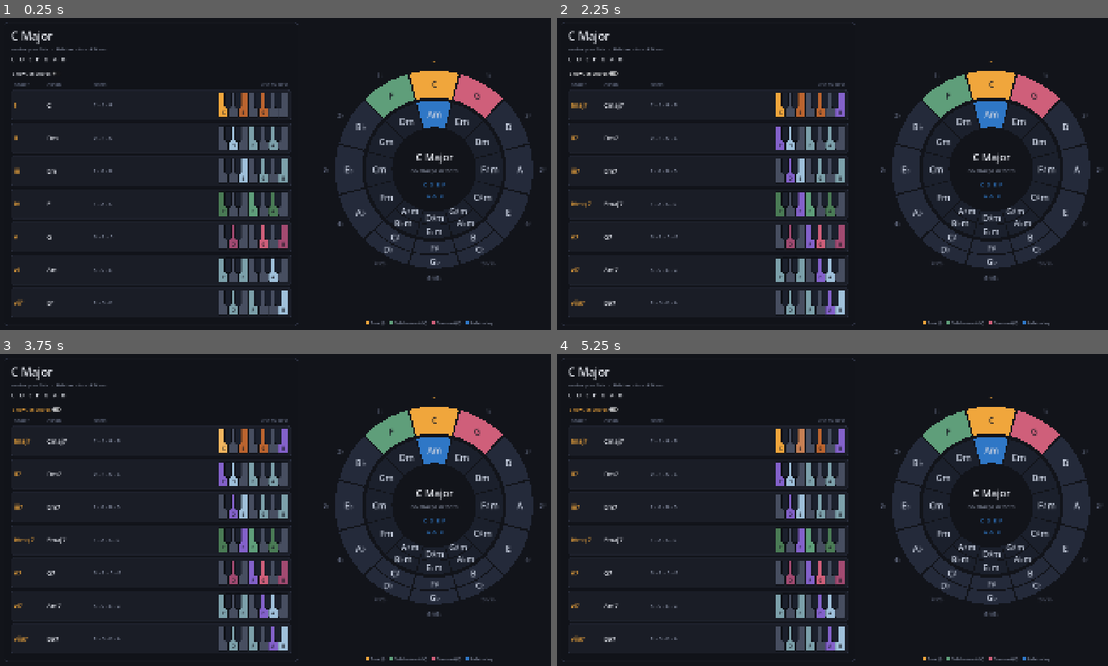
Above: before the commit, frames 1-4 (two rows, left to right).
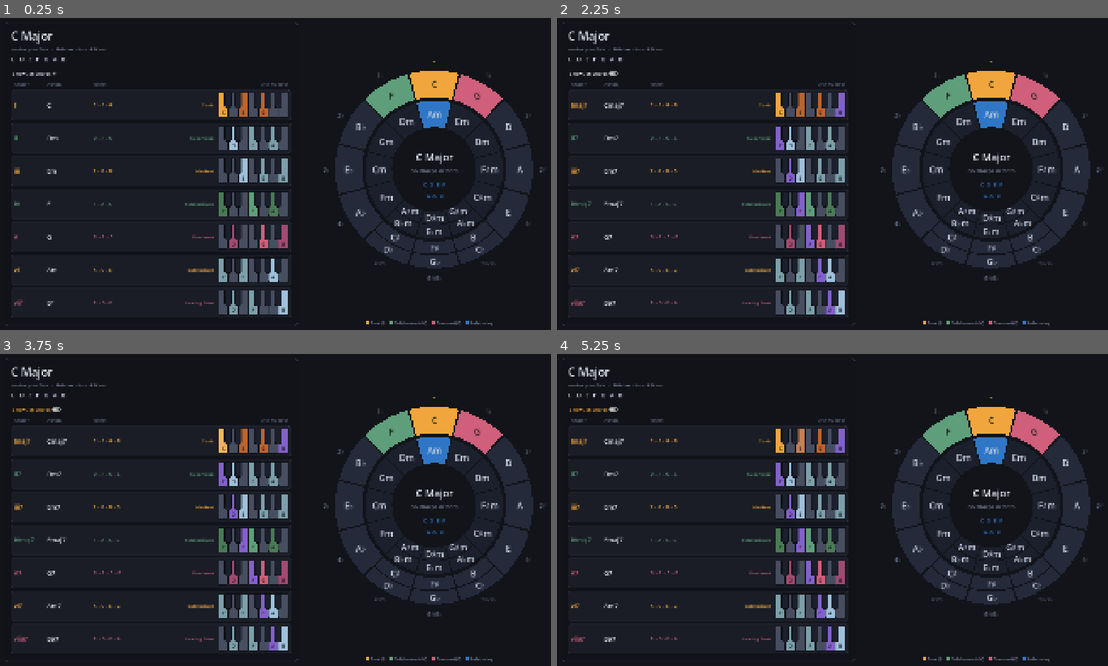
Above: after the commit, the same moments.

Repository: Square-Atom/mic
Game: Godot game, scene res://scenes/main.tscn
Same seed, same stepped clock (60 frames per second), same inputs: the game is played once before the commit and once after it.
Inputs (mouse positions are in pixels of both pictures, inside the frame that each line leads up to):
- Up to frame 1 (0.25 s): no input
- Up to frame 2 (2.25 s): click "Show 7th chords" at 0.5 s; click "Show 7th chords" at 1.25 s; click "Show 7th chords" at 2 s
- Up to frame 3 (3.75 s): tap Enter at 2.75 s; move the mouse to (148, 441) at 2.77 s; click (148, 441) at 2.92 s; tap Space at 3.5 s; move the mouse to (225, 441) at 3.52 s; click (225, 441) at 3.67 s
- Up to frame 4 (5.25 s): tap Enter at 4.25 s; move the mouse to (788, 441) at 4.27 s; click (788, 441) at 4.42 s; tap Space at 5 s; move the mouse to (799, 441) at 5.02 s; click (799, 441) at 5.17 s

The runs differ from the first frame. In frame 1, 0.3% of the frame differs, in the area x 2-39%, y 27-93%; in frame 2, 0.4%; in frame 3, 0.4%; in frame 4, 0.4%.

Commit message:
Name every scale degree and colour the rows by family
Each chord row now carries the traditional name of the degree it is built
on - Tonic, Supertonic, Mediant, Subdominant, Dominant, Submediant, Leading
Tone. The three that were already labelled are not a separate idea: they are
simply the three of these seven whose names also name a harmonic function,
so this completes an existing system rather than adding a second one.

The seventh is the one degree whose name is not fixed. It only LEADS when it
sits a semitone under the tonic; natural minor puts it a whole tone below,
with no such pull, and there it is the subtonic instead. degree_name() reads
this from the interval rather than from the mode flag, so it stays right for
any scale a future mode might introduce.

The numeral, the note list and the degree name take the colour of the
chord's functional family, which sorts all seven degrees rather than only
the three primaries. That grouping comes from thirds, not fifths: chords a
diatonic third apart share two of their three notes, and two shared notes is
what lets one stand in for another. The table is indexed by degree, which
makes it correct in both modes, since the third-relationships are identical
in major and minor.

The keyboards deliberately keep the primary-chord colouring. The text says
which family a chord belongs to; the keys say whether it is one of the three
primaries - two different facts about the same chord, told in two places.
The chord symbol stays plain white as the one uncoloured anchor per row.

The label reuses the spacer that was already holding the keyboards to a
common right edge, so no column moved.

Verified: family members share exactly two notes in all 24 keys, and the
seventh reads as a leading tone in every major key and a subtonic in every
minor one.

Co-Authored-By: Claude Opus 5 <noreply@anthropic.com>

Diff:
--- a/scenes/chord_row.tscn
+++ b/scenes/chord_row.tscn
@@ -36,9 +36,13 @@
 text = "C – E – G"
 vertical_alignment = 1
 
-[node name="Spacer" type="Control" parent="HBox"]
+[node name="DegreeName" type="Label" parent="HBox"]
+unique_name_in_owner = true
 layout_mode = 2
 size_flags_horizontal = 3
+theme_override_font_sizes/font_size = 15
+horizontal_alignment = 2
+vertical_alignment = 1
 
 [node name="Keyboard" parent="HBox" instance=ExtResource("2_keyboard")]
 unique_name_in_owner = true
--- a/scripts/dev/verify_theory.gd
+++ b/scripts/dev/verify_theory.gd
@@ -142,6 +142,57 @@
 					failures += 1
 	print("  ok   tonic/subdominant/dominant land on degrees 1, 4, 5 in all 30 keys")
 
+	print("\n=== Functional families ===")
+	for mode in [KeyDef.Mode.MAJOR, KeyDef.Mode.MINOR]:
+		var key := MusicTheory.key_at(0, mode)
+		var tags := PackedStringArray()
+		for chord in MusicTheory.diatonic_chords(key, false):
+			var fam: int = MusicTheory.chord_family(chord)
+			var tag: String = ["T", "S", "D"][fam]
+			tags.append("%s=%s" % [chord.roman_numeral(), tag])
+		print("  %-10s %s" % [key.display_name(), " ".join(tags)])
+
+	# The grouping only means anything because family members share two of their
+	# three notes - that is what lets one substitute for another.
+	for slot in 12:
+		for mode in [KeyDef.Mode.MAJOR, KeyDef.Mode.MINOR]:
+			var probe := MusicTheory.key_at(slot, mode)
+			var chords := MusicTheory.diatonic_chords(probe, false)
+			for pair in [[0, 2], [0, 5], [3, 1], [4, 6]]:
+				var shared := 0
+				for pc in _pcs(chords[pair[0]].notes):
+					if _pcs(chords[pair[1]].notes).has(pc):
+						shared += 1
+				if shared != 2:
+					print("  FAIL %s: %s and %s share %d notes, expected 2" % [
+						probe.display_name(), chords[pair[0]].symbol(),
+						chords[pair[1]].symbol(), shared])
+					failures += 1
+	print("  ok   family members share exactly two notes, all 24 keys")
+
+	print("\n=== Scale degree names ===")
+	for mode in [KeyDef.Mode.MAJOR, KeyDef.Mode.MINOR]:
+		var key := MusicTheory.key_at(0, mode)
+		var names := PackedStringArray()
+		for chord in MusicTheory.diatonic_chords(key, false):
+			names.append(MusicTheory.degree_name(key, chord))
+		print("  %-10s %s" % [key.display_name(), " / ".join(names)])
+
+	# The seventh is the only degree whose name is not fixed: it leads only when
+	# it sits a semitone under the tonic, which natural minor does not do.
+	for slot in 12:
+		var major := MusicTheory.key_at(slot, KeyDef.Mode.MAJOR)
+		var minor := MusicTheory.key_at(slot, KeyDef.Mode.MINOR)
+		var major_seventh := MusicTheory.diatonic_chords(major, false)[6]
+		var minor_seventh := MusicTheory.diatonic_chords(minor, false)[6]
+		if MusicTheory.degree_name(major, major_seventh) != "Leading Tone":
+			print("  FAIL %s seventh is not a leading tone" % major.display_name())
+			failures += 1
+		if MusicTheory.degree_name(minor, minor_seventh) != "Subtonic":
+			print("  FAIL %s seventh is not a subtonic" % minor.display_name())
+			failures += 1
+	print("  ok   seventh leads in every major key, is subtonic in every minor")
+
 	print("\n=== Seventh handling ===")
 	var v7 := MusicTheory.diatonic_chords(MusicTheory.key_at(0, KeyDef.Mode.MAJOR), true)[4]
 	failures += _expect("C major V7 symbol", v7.symbol(), "G7")
--- a/scripts/theory/music_theory.gd
+++ b/scripts/theory/music_theory.gd
@@ -152,6 +152,61 @@
 	return Function.NONE
 
 
+## The three functional families, which sort ALL seven degrees rather than only
+## the three primaries.
+##
+## The grouping comes from thirds, not fifths: chords a diatonic third apart
+## share two of their three notes (I = C E G and vi = A C E share C and E), and
+## two shared notes is what lets one stand in for the other. The table is
+## indexed by degree, which makes it right in both modes, since those
+## third-relationships are the same in major and minor.
+enum Family { TONIC, SUBDOMINANT, DOMINANT }
+
+const DEGREE_FAMILIES := [
+	Family.TONIC,        # I    home
+	Family.SUBDOMINANT,  # ii   a third under IV, and shares two notes with it
+	Family.TONIC,        # iii  shares two notes with I - though also two with V
+	Family.SUBDOMINANT,  # IV
+	Family.DOMINANT,     # V
+	Family.TONIC,        # vi   the relative minor of I
+	Family.DOMINANT,     # vii  V7 with its root removed
+]
+
+
+## Which functional family a chord belongs to. Unlike chord_function(), every
+## degree has an answer, not just the three primaries.
+static func chord_family(chord: Chord) -> int:
+	return DEGREE_FAMILIES[wrapi(chord.degree, 0, 7)]
+
+
+## The traditional name of each scale degree. Tonic, Subdominant and Dominant
+## are not a separate idea from the rest - they are simply the three of these
+## seven that also name a harmonic function.
+const DEGREE_NAMES := [
+	"Tonic",
+	"Supertonic",
+	"Mediant",
+	"Subdominant",
+	"Dominant",
+	"Submediant",
+	"Leading Tone",
+]
+
+
+## The name of the degree a chord is built on.
+static func degree_name(key: KeyDef, chord: Chord) -> String:
+	var degree := wrapi(chord.degree, 0, 7)
+	if degree == 6:
+		# The seventh is the one degree whose name depends on where it actually
+		# sits. A semitone under the tonic it pulls towards it - it LEADS. Natural
+		# minor puts it a whole tone below, with no such pull, and there it is
+		# the subtonic instead. Read from the interval rather than the mode, so
+		# this stays right for any scale.
+		var above := wrapi(chord.root().pitch_class() - key.tonic.pitch_class(), 0, 12)
+		return "Leading Tone" if above == 11 else "Subtonic"
+	return DEGREE_NAMES[degree]
+
+
 ## Semitones from `root_pc` up to `pc`, always ascending (0-11).
 static func _interval_above(root_pc: int, pc: int) -> int:
 	return wrapi(pc - root_pc, 0, 12)
--- a/scripts/ui/chord_row.gd
+++ b/scripts/ui/chord_row.gd
@@ -15,6 +15,7 @@
 @onready var _roman: Label = %Roman
 @onready var _symbol: Label = %ChordName
 @onready var _notes: Label = %NoteNames
+@onready var _degree_name: Label = %DegreeName
 @onready var _keyboard: PianoKeyboard = %Keyboard
 
 var _chord: Chord = null
@@ -31,9 +32,7 @@
 	add_theme_stylebox_override("panel", style)
 
 	_roman.add_theme_font_override("font", BOLD_FONT)
-	_roman.add_theme_color_override("font_color", Palette.ACCENT)
 	_symbol.add_theme_color_override("font_color", Palette.TEXT)
-	_notes.add_theme_color_override("font_color", Palette.TEXT_DIM)
 
 	_keyboard.key_pressed.connect(_on_keyboard_key_pressed)
 	# set_chord may have been called before the node was ready; apply it now.
@@ -66,6 +65,29 @@
 		labels[note.pitch_class()] = note.display_name()
 	_keyboard.set_key_labels(labels)
 
+	# The numeral, its name and the note list take the chord's FAMILY colour,
+	# while the keyboard keeps the primary-chord colouring. Two different facts
+	# about the same chord, told in two different places: the text says which
+	# family it belongs to, the keys say whether it is one of the three
+	# primaries.
+	_degree_name.text = MusicTheory.degree_name(_key, _chord)
+	var family := _family_color()
+	_roman.add_theme_color_override("font_color", family)
+	_notes.add_theme_color_override("font_color", family)
+	_degree_name.add_theme_color_override("font_color", family)
+
+
+## The colour of this chord's functional family. Every degree has one, so all
+## seven rows are coloured - unlike the keyboard, where only the three primary
+## chords are picked out.
+func _family_color() -> Color:
+	match MusicTheory.chord_family(_chord):
+		MusicTheory.Family.SUBDOMINANT:
+			return Palette.SUBDOMINANT
+		MusicTheory.Family.DOMINANT:
+			return Palette.DOMINANT
+	return Palette.ACCENT
+
 
 ## The colour family this row works in. The tonic, subdominant and dominant
 ## take the very colours the circle gives them, so one chord looks the same
